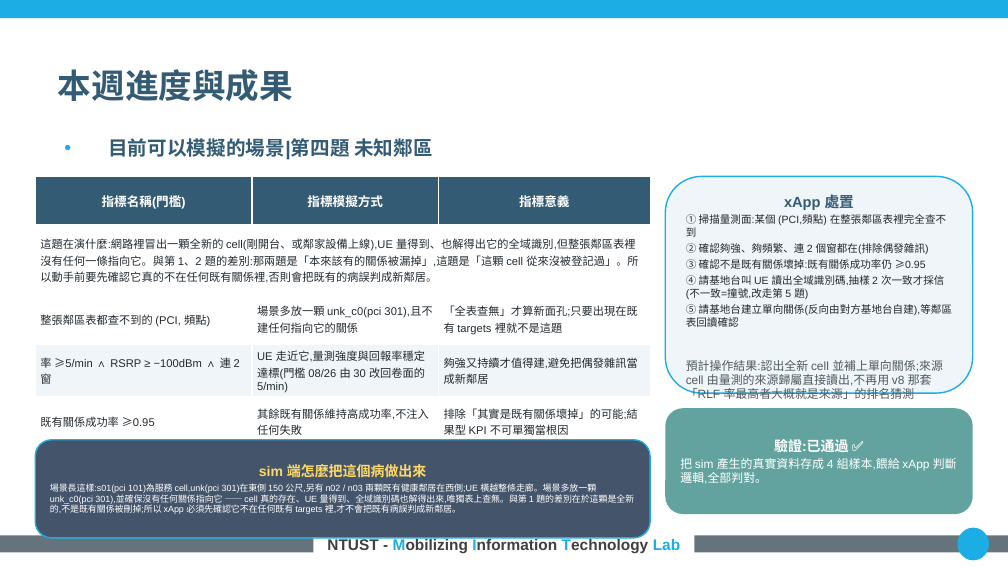
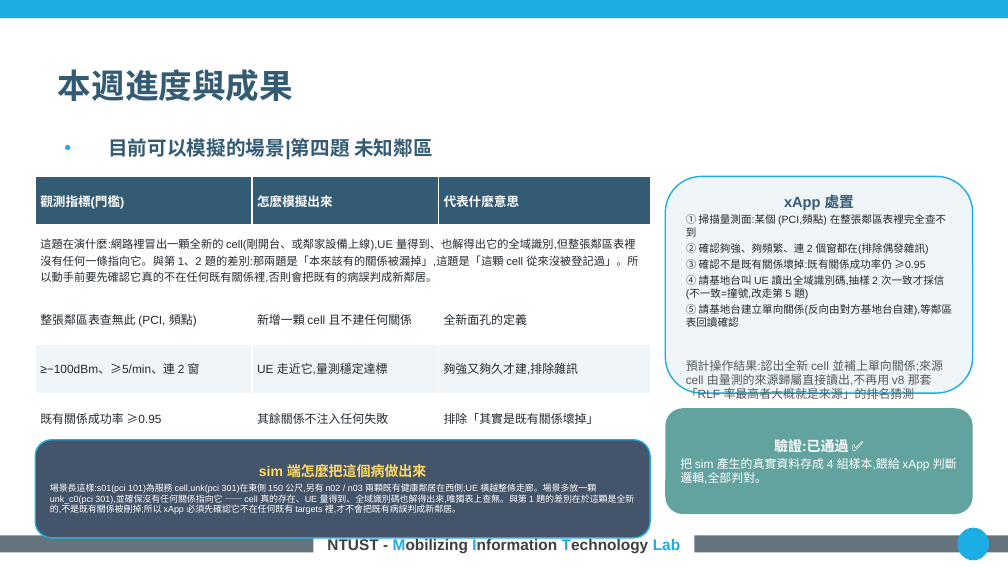
Before and after one commit to kimOuO/RAN-sim-OAI, a slide deck: slide 7 of docs/report/8_27_進度報告_v10十二題.pptx. Drawn at 1008x567 pixels with LibreOffice and Linux fonts; fonts in the diff are those of the drawing; background and template pictures are left out. Boxes give left, top, right and bottom in pixels: in the first picture for what was removed or moved away, otherwise in the second. Text is boxed around its words. In the diff, an @@ line names an element or a change of style, - is before the commit and + after.

```diff
--- a/docs/report/8_27_進度報告_v10十二題.pptx
+++ b/docs/report/8_27_進度報告_v10十二題.pptx
@@ table at bbox=[35, 176, 650, 438] @@
-row 1: 指標名稱(門檻) | 指標模擬方式 | 指標意義
+row 1: 觀測指標(門檻) | 怎麼模擬出來 | 代表什麼意思
-row 3: 整張鄰區表都查不到的 (PCI, 頻點) | 場景多放一顆 unk_c0(pci 301),且不建任何指向它的關係 | 「全表查無」才算新面孔;只要出現在既有 targets 裡就不是這題
+row 3: 整張鄰區表查無此 (PCI, 頻點) | 新增一顆 cell 且不建任何關係 | 全新面孔的定義
-row 4: 率 ≥5/min ∧ RSRP ≥ −100dBm ∧ 連 2 窗 | UE 走近它,量測強度與回報率穩定達標(門檻 08/26 由 30 改回卷面的 5/min) | 夠強又持續才值得建,避免把偶發雜訊當成新鄰居
+row 4: ≥−100dBm、≥5/min、連 2 窗 | UE 走近它,量測穩定達標 | 夠強又夠久才建,排除雜訊
-row 5, column 2: 其餘既有關係維持高成功率,不注入任何失敗
+row 5, column 2: 其餘關係不注入任何失敗
-row 5, column 3: 排除「其實是既有關係壞掉」的可能;結果型 KPI 不可單獨當根因
+row 5, column 3: 排除「其實是既有關係壞掉」
@@ size 8 to 8.5 pt in "既有關係成功率 ≥0.95" @@
```
Also in this commit, not shown: 11 other slides changed, 1 other file.
